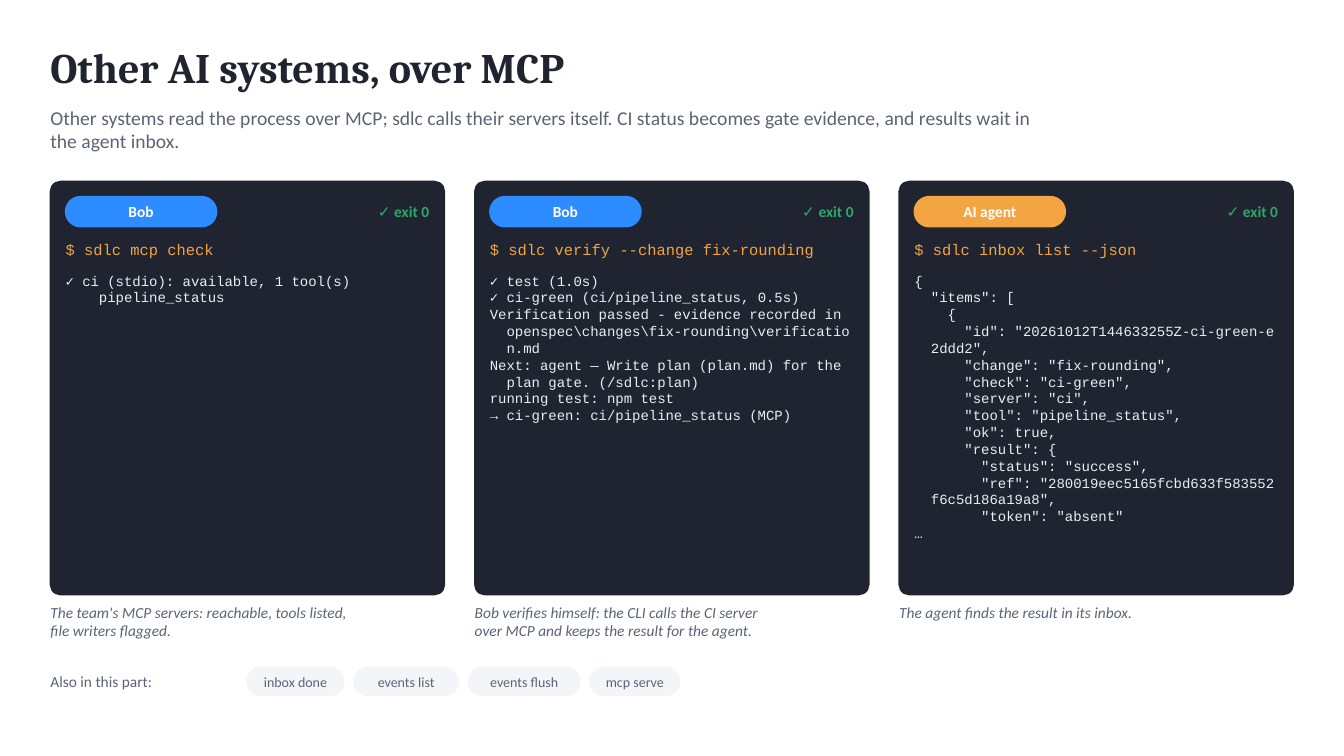
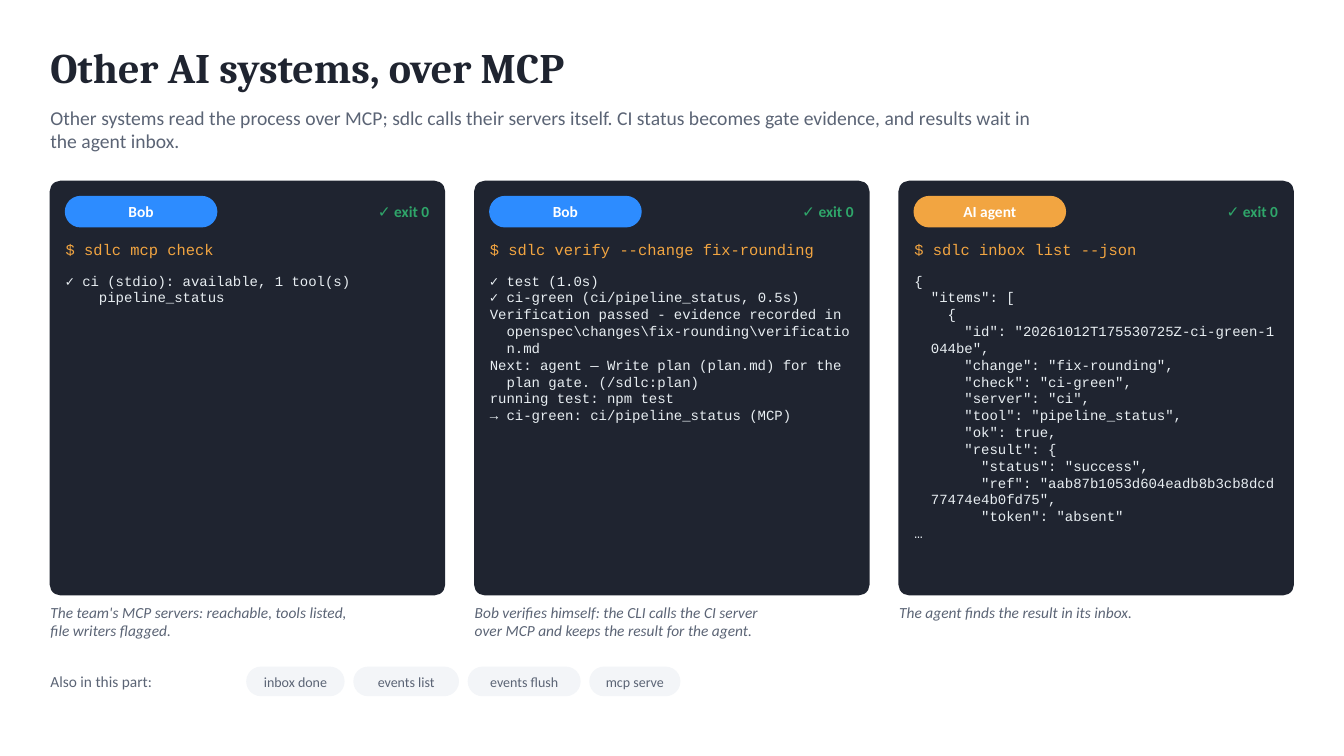
Before and after one commit to marin-ai-tech/sdlc, a slide deck: slide 19 of docs/demo/sdlc-calculator-demo.en.pptx. Drawn at 1344x756 pixels with LibreOffice and Linux fonts; fonts in the diff are those of the drawing. Boxes give left, top, right and bottom in pixels: in the first picture for what was removed or moved away, otherwise in the second. Text is boxed around its words. In the diff, an @@ line names an element or a change of style, - is before the commit and + after.

```diff
--- a/docs/demo/sdlc-calculator-demo.en.pptx
+++ b/docs/demo/sdlc-calculator-demo.en.pptx
@@ text at [931, 326, 1275, 356]: text changed @@
-"id": "20261012T144633255Z-ci-green-e
-2ddd2",
+"id": "20261012T175530725Z-ci-green-1
+044be",
@@ text at [931, 478, 1274, 507]: text changed @@
-"ref": "280019eec5165fcbd633f583552
-f6c5d186a19a8",
+"ref": "aab87b1053d604eadb8b3cb8dcd
+77474e4b0fd75",
```
Also in this commit, not shown: 4 other slides changed, 46 other files.
